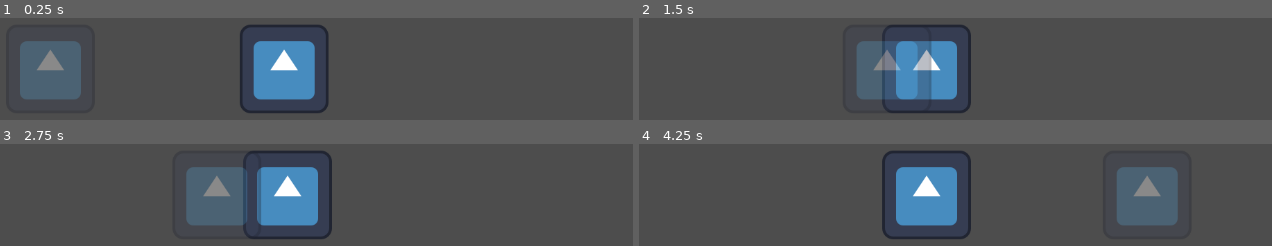
Above: before the commit, frames 1-4 (two rows, left to right).
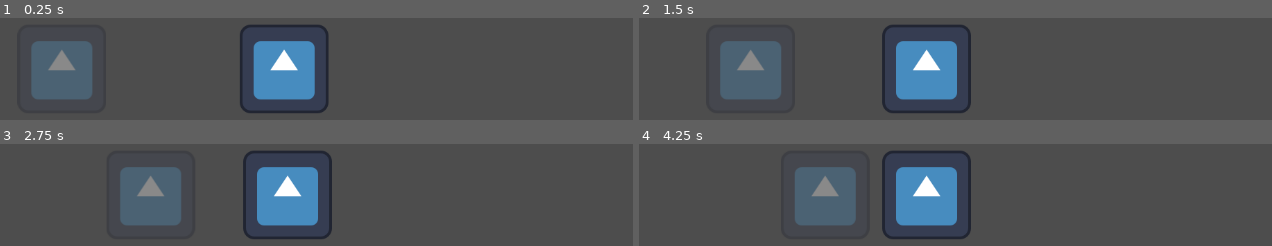
Above: after the commit, the same moments.

Repository: AIMYII/Prototype-Godot-Game
Game: Godot game, scene res://levels/level_1.tscn
Same seed, same stepped clock (60 frames per second), same inputs: the game is played once before the commit and once after it. The engine's default icon, where the game draws it, is replaced by a stand-in: a white triangle on a blue panel in a dark square.
Inputs:
- Up to frame 1 (0.25 s): no input
- Up to frame 2 (1.5 s): tap Enter (ui_accept) at 0.5, 0.77 s; hold E (go_into_mech) 0.53-1.28 s; hold Right (ui_right) from 0.53 s (still down); tap E (go_into_mech) at 1.35 s
- Up to frame 3 (2.75 s): tap Enter (ui_accept) at 1.52 s; release Right (ui_right) at 2.03 s; hold Left (ui_left) from 2.03 s (still down); hold E (go_into_mech) from 2.03 s (still down)
- Up to frame 4 (4.25 s): release Left (ui_left) at 2.78 s; release E (go_into_mech) at 2.78 s; hold Right (ui_right) from 2.78 s (still down); tap E (go_into_mech) at 2.85 s; tap Enter (ui_accept) at 3.02, 3.77 s; hold E (go_into_mech) from 3.53 s (still down)

The runs differ from the first frame. In frame 1, 2.6% of the frame differs, in the area x 3-15%, y 22-80%; in frame 2, 10%; in frame 3, 11%, in the area x 18-42%, y 22-81%; in frame 4, 11%.

Commit message:
Added AI to the mech

Diff:
--- a/levels/level_1.tscn
+++ b/levels/level_1.tscn
@@ -1,23 +1,24 @@
-[gd_scene load_steps=4 format=3 uid="uid://ch4urm1e7uo13"]
+[gd_scene load_steps=6 format=3 uid="uid://ch4urm1e7uo13"]
 
-[ext_resource type="Script" uid="uid://cvpgxbnat8va0" path="res://scripts/player.gd" id="1_bt44k"]
+[ext_resource type="PackedScene" uid="uid://dayiaebwpx04w" path="res://player.tscn" id="1_bt44k"]
 [ext_resource type="Texture2D" uid="uid://ckjsk066j8e0x" path="res://icon.svg" id="1_vn7o3"]
 [ext_resource type="Script" uid="uid://bjvx3acuoo1la" path="res://scripts/mech.gd" id="3_kx6l7"]
 
+[sub_resource type="RectangleShape2D" id="RectangleShape2D_kx6l7"]
+size = Vector2(207, 180)
+
+[sub_resource type="RectangleShape2D" id="RectangleShape2D_bt44k"]
+size = Vector2(655, 477)
+
 [node name="Level 1" type="Node2D"]
 
-[node name="Player" type="CharacterBody2D" parent="."]
+[node name="Player" parent="." instance=ExtResource("1_bt44k")]
 position = Vector2(649, 324)
-script = ExtResource("1_bt44k")
-metadata/_edit_group_ = true
-
-[node name="Icon" type="Sprite2D" parent="Player"]
-position = Vector2(0, 5)
-texture = ExtResource("1_vn7o3")
 
 [node name="Mech" type="CharacterBody2D" parent="."]
 position = Vector2(312, 324)
 script = ExtResource("3_kx6l7")
+player_path = NodePath("../Player")
 metadata/_edit_group_ = true
 
 [node name="Icon" type="Sprite2D" parent="Mech"]
@@ -25,4 +26,18 @@
 position = Vector2(0, 5)
 texture = ExtResource("1_vn7o3")
 
-[connection signal="in_mech" from="Player" to="Mech" method="_on_player_in_mech"]
+[node name="hitbox" type="Area2D" parent="Mech"]
+
+[node name="CollisionShape2D" type="CollisionShape2D" parent="Mech/hitbox"]
+visible = false
+position = Vector2(4.5, 1)
+shape = SubResource("RectangleShape2D_kx6l7")
+
+[node name="dectection_area" type="Area2D" parent="Mech" groups=["Player"]]
+
+[node name="CollisionShape2D" type="CollisionShape2D" parent="Mech/dectection_area"]
+position = Vector2(138.5, -86.5)
+shape = SubResource("RectangleShape2D_bt44k")
+
+[connection signal="body_entered" from="Mech/dectection_area" to="Mech" method="_on_dectection_area_body_entered"]
+[connection signal="body_exited" from="Mech/dectection_area" to="Mech" method="_on_dectection_area_body_exited"]
--- /dev/null
+++ b/player.tscn
@@ -0,0 +1,12 @@
+[gd_scene load_steps=3 format=3 uid="uid://dayiaebwpx04w"]
+
+[ext_resource type="Script" uid="uid://cvpgxbnat8va0" path="res://scripts/player.gd" id="1_onrkg"]
+[ext_resource type="Texture2D" uid="uid://ckjsk066j8e0x" path="res://icon.svg" id="2_i3pqv"]
+
+[node name="Player" type="CharacterBody2D"]
+script = ExtResource("1_onrkg")
+metadata/_edit_group_ = true
+
+[node name="Icon" type="Sprite2D" parent="."]
+position = Vector2(0, 5)
+texture = ExtResource("2_i3pqv")
--- a/project.godot
+++ b/project.godot
@@ -19,6 +19,10 @@
 
 project/assembly_name="Prototype Godot Game"
 
+[global_group]
+
+Player="The player"
+
 [input]
 
 go_into_mech={
--- a/scripts/mech.gd
+++ b/scripts/mech.gd
@@ -1,22 +1,44 @@
 extends CharacterBody2D
-
 
 const SPEED = 300.0
 const JUMP_VELOCITY = -400.0
 
 var is_player_in_mech = false
+var player_in_area = false
+var player = null
+
+@export var player_path : NodePath
+
+# State machines
+enum {
+	IDLE,
+	RUNNING,
+	PLAYER_GO_IN,
+	PLAYER_COME_OUT,
+	WAIT
+}
+
+var state = IDLE
+
+func _ready():
+	player = get_node(player_path)
 
 func _physics_process(delta):
+
+	_mech_AI()
+
+	match state:
+		RUNNING:
+			_handle_movement(delta)
+
 	# Add the gravity.
 	#if not is_on_floor():
 		#velocity += get_gravity() * delta
-	_handle_movement(delta)
-
-	pass
 
 
 func _handle_movement(delta):
 	if is_player_in_mech == true:
+		$dectection_area/CollisionShape2D.disabled = true;
 		# Handle jump.
 		if Input.is_action_just_pressed("ui_accept") and is_on_floor():
 			velocity.y = JUMP_VELOCITY
@@ -31,12 +53,22 @@
 
 		move_and_slide()
 
+func _on_player_in_mech():
+	is_player_in_mech = true
+
+
+func _on_dectection_area_body_entered(body):
+	if body.is_in_group("Player"):
+		body.state = body.RUNNING
+		player = body
+
+
+func _on_dectection_area_body_exited(body):
+	if body.is_in_group("Player"):
+		body.state = body.IDLE
+		player = body
+
 func _mech_AI():
 	if is_player_in_mech == false:
 		# Run AI code, to follow the player, and commands.
-		pass
-	pass
-
-
-func _on_player_in_mech():
-	is_player_in_mech = true
+		position += (player.position - position) / SPEED
